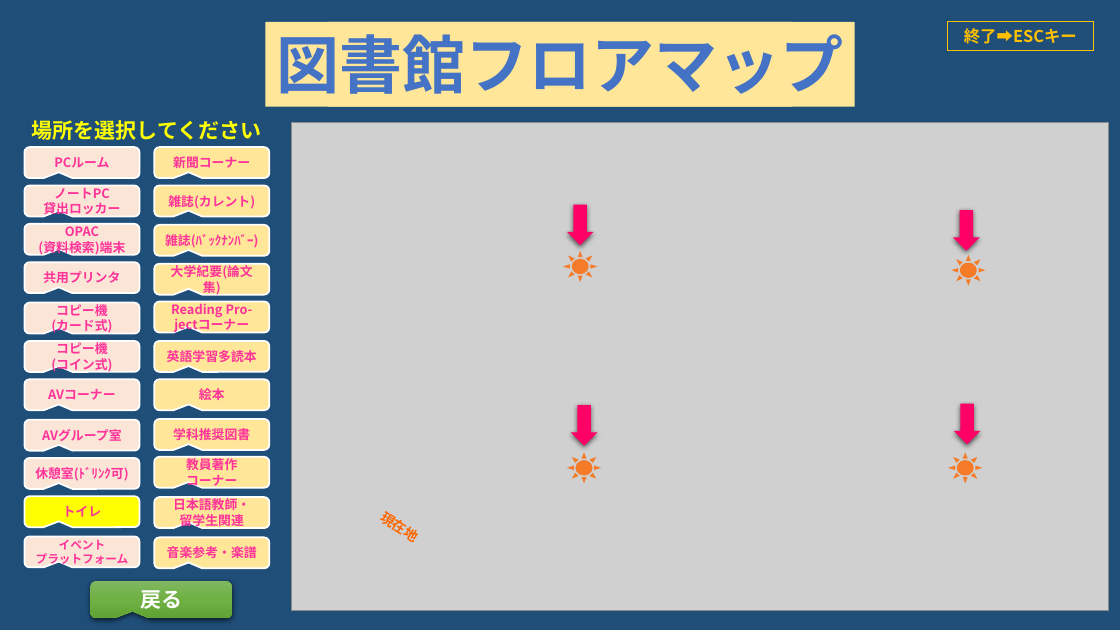
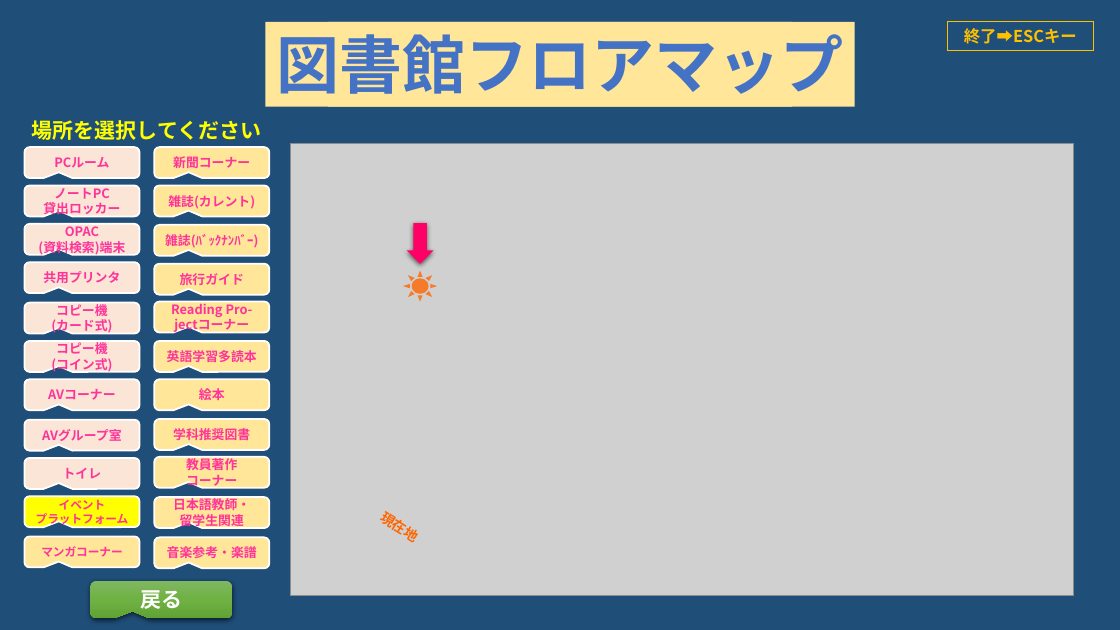
Before and after one commit to Nippo-Group/ferris-library-nuxt3, a slide deck: slide 12 of public/documents/floor-map/floor-map_3d.ppsx. Drawn at 1120x630 pixels with LibreOffice and Linux fonts; fonts in the diff are those of the drawing; grey boxes stand for pictures. Boxes give left, top, right and bottom in pixels: in the first picture for what was removed or moved away, otherwise in the second. Text is boxed around its words. In the diff, an @@ line names an element or a change of style, - is before the commit and + after.

```diff
--- a/public/documents/floor-map/floor-map_3d.ppsx
+++ b/public/documents/floor-map/floor-map_3d.ppsx
@@ picture: place and size @@
-picture at box(292, 123, 1109, 611)
+picture at box(291, 143, 1074, 596)
@@ left arrow: place and size @@
-left arrow at box(567, 205, 594, 245)
+left arrow at box(407, 223, 434, 264)
@@ left arrow removed at box(953, 210, 980, 250) @@
@@ sun removed at box(951, 255, 986, 286) @@
@@ text in rounded speech box at box(180, 273, 244, 285): text changed @@
-大学紀要(論文集)
+旅行ガイド
@@ sun: place and size @@
-sun at box(563, 251, 597, 282)
+sun at box(403, 271, 438, 302)
@@ left arrow removed at box(571, 405, 597, 445) @@
@@ left arrow removed at box(954, 404, 981, 444) @@
@@ rounded speech box "トイレ": place and size @@
-rounded speech box "トイレ" at box(24, 497, 139, 528)
+rounded speech box "トイレ" at box(24, 458, 139, 489)
@@ rounded speech box "トイレ" at box(24, 458, 139, 489): fill #FFFF00 to #FBE5D6 @@
@@ rounded speech box removed at box(24, 458, 139, 489) @@
-休憩室(ﾄﾞﾘﾝｸ可)
@@ sun removed at box(567, 453, 602, 484) @@
@@ sun removed at box(949, 453, 983, 484) @@
@@ rounded speech box "イベント": place and size @@
-rounded speech box "イベント" at box(24, 537, 139, 568)
+rounded speech box "イベント" at box(24, 497, 139, 528)
@@ rounded speech box "イベント" at box(24, 497, 139, 528): fill #FBE5D6 to #FFFF00 @@
@@ rounded speech box added at box(24, 537, 139, 568), fill #FFE699, outline #FFFFFF 1.5 pt, 10 pt, text #FF3399, bold @@
+マンガコーナー
```
Also in this commit, not shown: 114 other slides changed, 1 other file.
